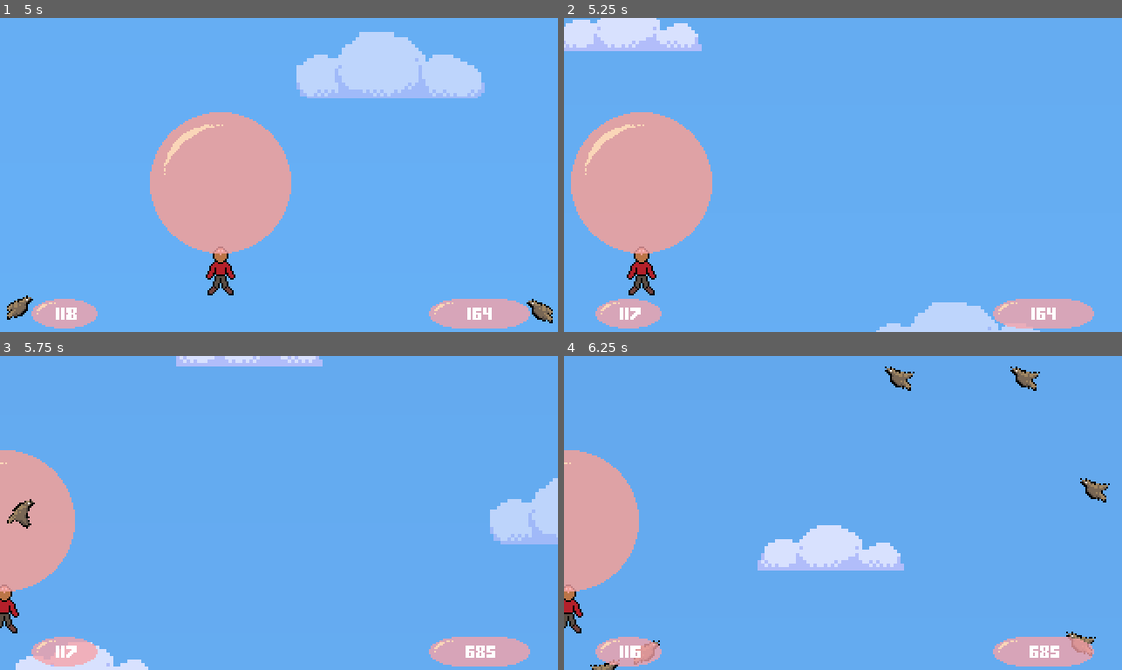
Above: before the commit, frames 1-4 (two rows, left to right).
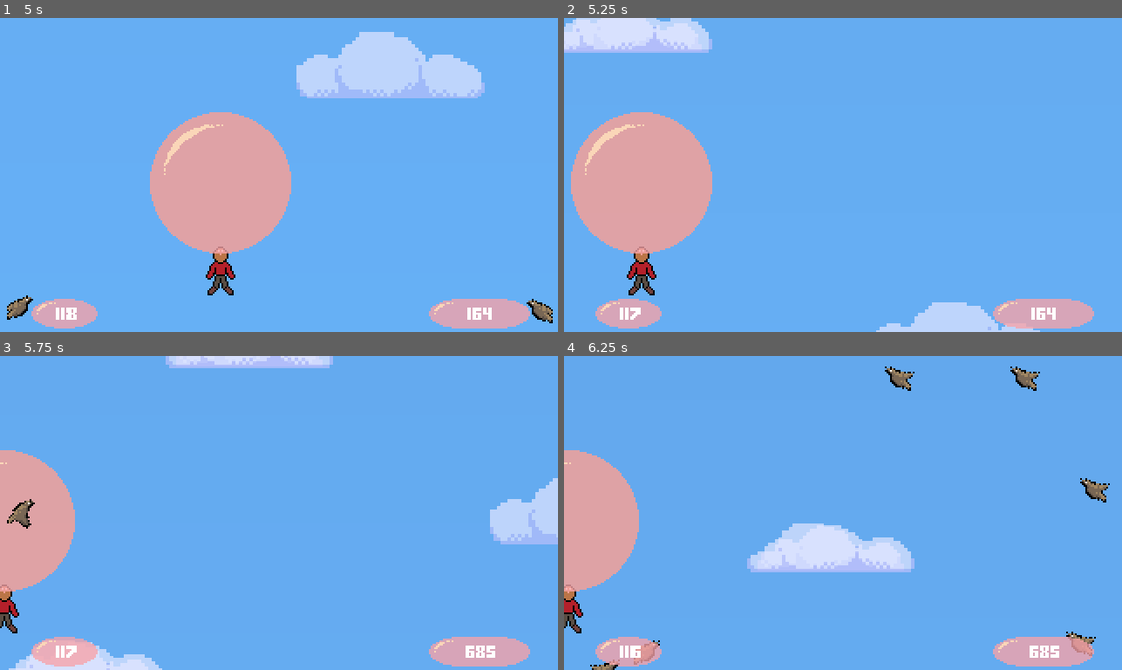
Above: after the commit, the same moments.

Repository: eagle-eye-scouter/GGJ_BubbleBlowing
Game: Godot game, scene res://scenes/main_menu.tscn
Same seed, same stepped clock (60 frames per second), same inputs: the game is played once before the commit and once after it.
Inputs (mouse positions are in pixels of both pictures, inside the frame that each line leads up to):
- Up to frame 1 (5 s): click (94, 200) at 0.5 s; tap Enter (ui_accept) at 1.25, 1.52, 2.27, 2.75, 3.77, 4.52 s; hold D (player_right) 1.28-2.03 s; hold Space (player_breath) 1.28-2.03 s; hold S (player_down) 2.03-2.78 s; tap End (sacred_mode) at 2.1, 3.6 s; hold D (player_right) 2.78-3.53 s; hold Space (player_breath) 2.78-3.53 s; hold W (player_up) 3.53-4.28 s; hold A (player_left) from 4.28 s (still down); hold Space (player_breath) from 4.28 s (still down)
- Up to frame 2 (5.25 s): keep holding A (player_left); release Space (player_breath) at 5.03 s; tap End (sacred_mode) at 5.1 s
- Up to frame 3 (5.75 s): keep holding A (player_left); tap Enter (ui_accept) at 5.27 s
- Up to frame 4 (6.25 s): release A (player_left) at 5.78 s; hold S (player_down) from 5.78 s (still down); hold Space (player_breath) from 5.78 s (still down)

Frame 1 is identical in both runs. In frame 2, 1.0% of the frame differs, in the area x 0-27%, y 0-12%; in frame 3, 1.0%; in frame 4, 1.4%, in the area x 32-63%, y 53-69%.

Commit message:
ScrollWorld clouds?

Diff:
--- a/scenes/scroll_world.tscn
+++ b/scenes/scroll_world.tscn
@@ -365,78 +365,45 @@
 position = Vector2(-56, -840)
 scale = Vector2(2, 2)
 
-[node name="Sprite2D" parent="Dynamic/CloudB1" index="0"]
-texture = ExtResource("7_xh6x7")
-
 [node name="CloudB2" parent="Dynamic" instance=ExtResource("5_74hj0")]
 position = Vector2(-24, -2040)
 scale = Vector2(2, 2)
 
-[node name="Sprite2D" parent="Dynamic/CloudB2" index="0"]
-texture = ExtResource("7_xh6x7")
-
 [node name="CloudB3" parent="Dynamic" instance=ExtResource("5_74hj0")]
 position = Vector2(40, -1024)
 scale = Vector2(2, 2)
 
-[node name="Sprite2D" parent="Dynamic/CloudB3" index="0"]
-texture = ExtResource("7_xh6x7")
-
 [node name="CloudB4" parent="Dynamic" instance=ExtResource("5_74hj0")]
 position = Vector2(280, -1280)
 scale = Vector2(2, 2)
 
-[node name="Sprite2D" parent="Dynamic/CloudB4" index="0"]
-texture = ExtResource("7_xh6x7")
-
 [node name="CloudB5" parent="Dynamic" instance=ExtResource("5_74hj0")]
 position = Vector2(32, -1512)
 scale = Vector2(2, 2)
 
-[node name="Sprite2D" parent="Dynamic/CloudB5" index="0"]
-texture = ExtResource("7_xh6x7")
-
 [node name="CloudB6" parent="Dynamic" instance=ExtResource("5_74hj0")]
 position = Vector2(40, -3072)
 scale = Vector2(2, 2)
 
-[node name="Sprite2D" parent="Dynamic/CloudB6" index="0"]
-texture = ExtResource("7_xh6x7")
-
 [node name="CloudB7" parent="Dynamic" instance=ExtResource("5_74hj0")]
 position = Vector2(120, -4992)
 scale = Vector2(2, 2)
 
-[node name="Sprite2D" parent="Dynamic/CloudB7" index="0"]
-texture = ExtResource("7_xh6x7")
-
 [node name="CloudC1" parent="Dynamic" instance=ExtResource("5_74hj0")]
 position = Vector2(-40, -3808)
 scale = Vector2(2, 2)
 
-[node name="Sprite2D" parent="Dynamic/CloudC1" index="0"]
-texture = ExtResource("8_0vi3f")
-
 [node name="CloudC2" parent="Dynamic" instance=ExtResource("5_74hj0")]
 position = Vector2(224, -2248)
 scale = Vector2(2, 2)
 
-[node name="Sprite2D" parent="Dynamic/CloudC2" index="0"]
-texture = ExtResource("8_0vi3f")
-
 [node name="CloudC3" parent="Dynamic" instance=ExtResource("5_74hj0")]
 position = Vector2(200, -4944)
 scale = Vector2(2, 2)
 
-[node name="Sprite2D" parent="Dynamic/CloudC3" index="0"]
-texture = ExtResource("8_0vi3f")
-
 [node name="CloudC4" parent="Dynamic" instance=ExtResource("5_74hj0")]
 position = Vector2(88, -2784)
 scale = Vector2(2, 2)
-
-[node name="Sprite2D" parent="Dynamic/CloudC4" index="0"]
-texture = ExtResource("8_0vi3f")
 
 [node name="SpawnerBird1" parent="Dynamic" instance=ExtResource("4_ptieh")]
 
Not shown: 2 places in scenes/scroll_world.tscn that only renumber resources
